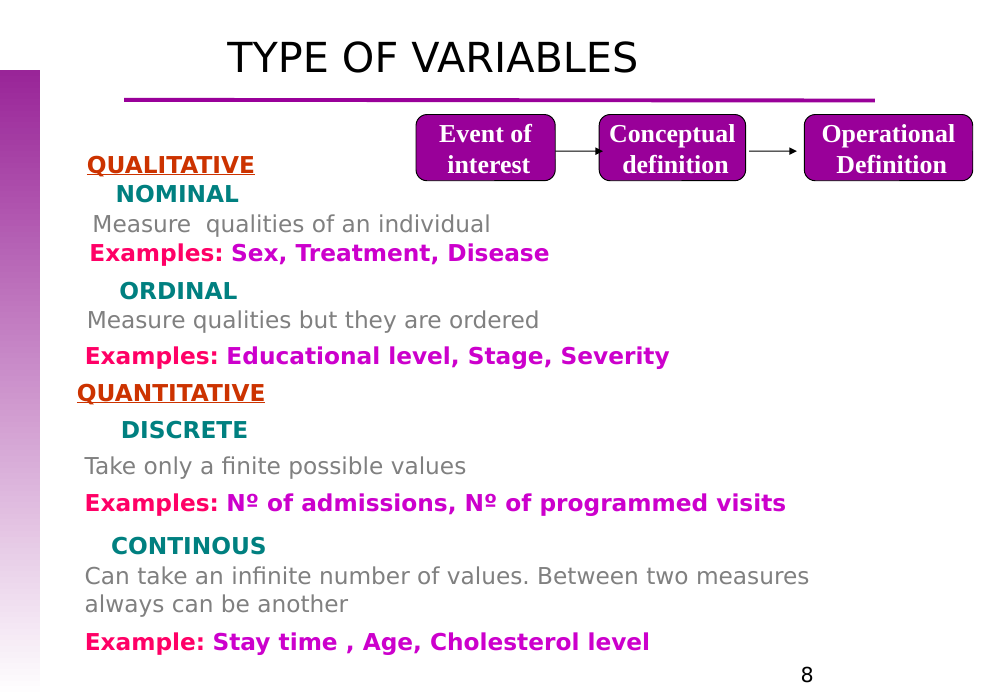
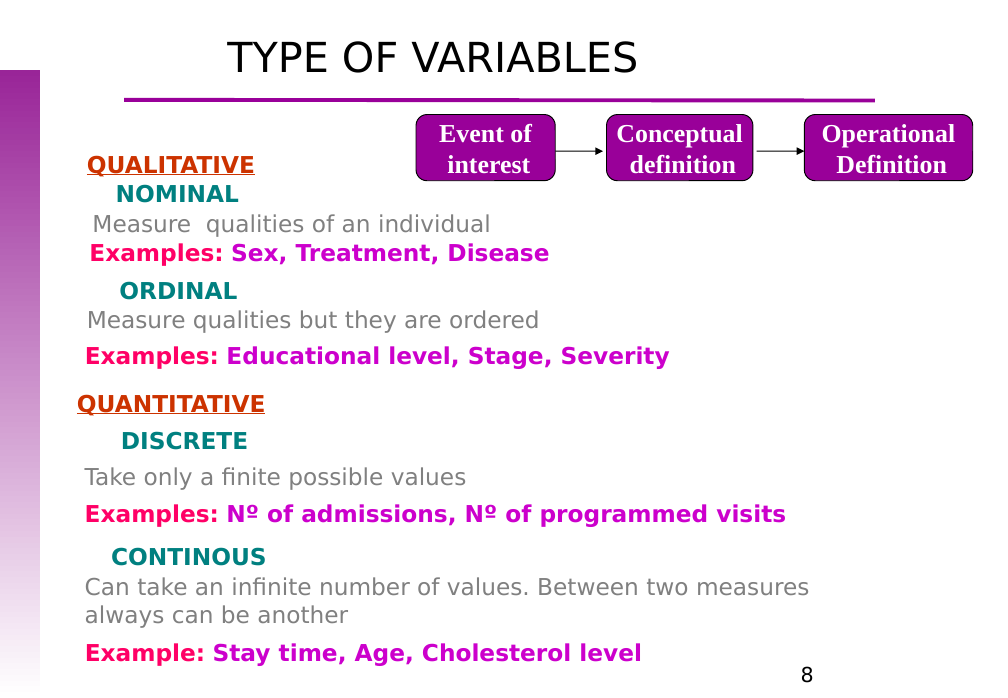
Before and after one commit to uebvhir/Course_Basic_Statistics-VHIO-2019, a slide deck: slide 8 of Sessio_2/EBB_2018_Session_2_Descriptive_analysis.ppt. Drawn at 1008x698 pixels with LibreOffice and Linux fonts; fonts in the diff are those of the drawing; background and template pictures are left out. Boxes give left, top, right and bottom in pixels: in the first picture for what was removed or moved away, otherwise in the second. Text is boxed around its words. In the diff, an @@ line names an element or a change of style, - is before the commit and + after.

```diff
--- a/Sessio_2/EBB_2018_Session_2_Descriptive_analysis.ppt
+++ b/Sessio_2/EBB_2018_Session_2_Descriptive_analysis.ppt
@@ rounded rectangle "Conceptual": place and size @@
-rounded rectangle "Conceptual" at (599, 114, 745, 180)
+rounded rectangle "Conceptual" at (606, 114, 752, 180)
@@ arrow moved from (749, 151) - (797, 151) to (756, 151) - (804, 151) @@
@@ 6 texts: place and size @@
-6 texts at (77, 383, 809, 617)
+6 texts at (77, 394, 809, 628)
@@ text at (85, 643, 642, 666): spaces changed @@
-Example: Stay time , Age, Cholesterol level
+Example: Stay time, Age, Cholesterol level
```
Also in this commit, not shown: 21 other slides changed, 1 slide added, 1 slide removed, 1 other file.
